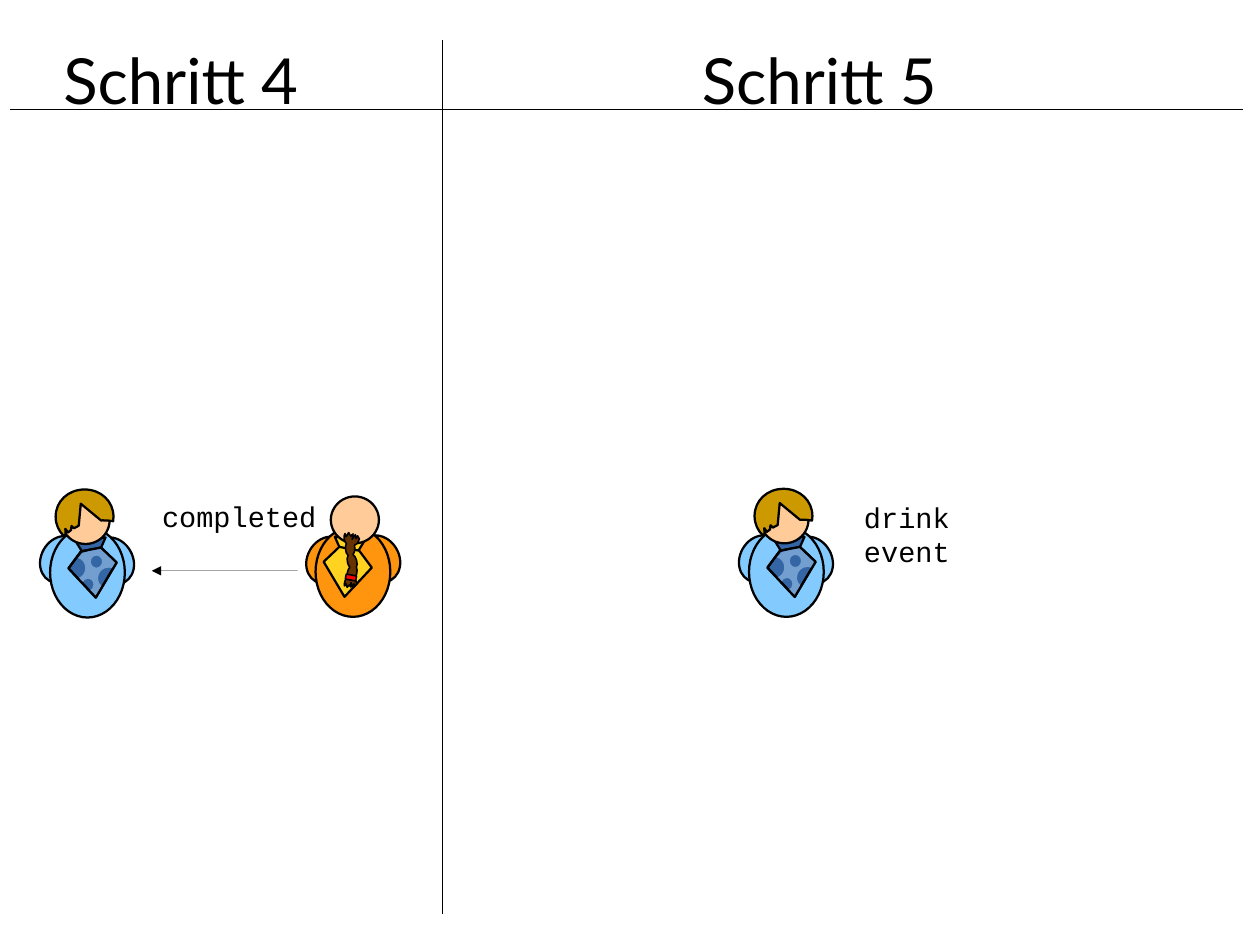
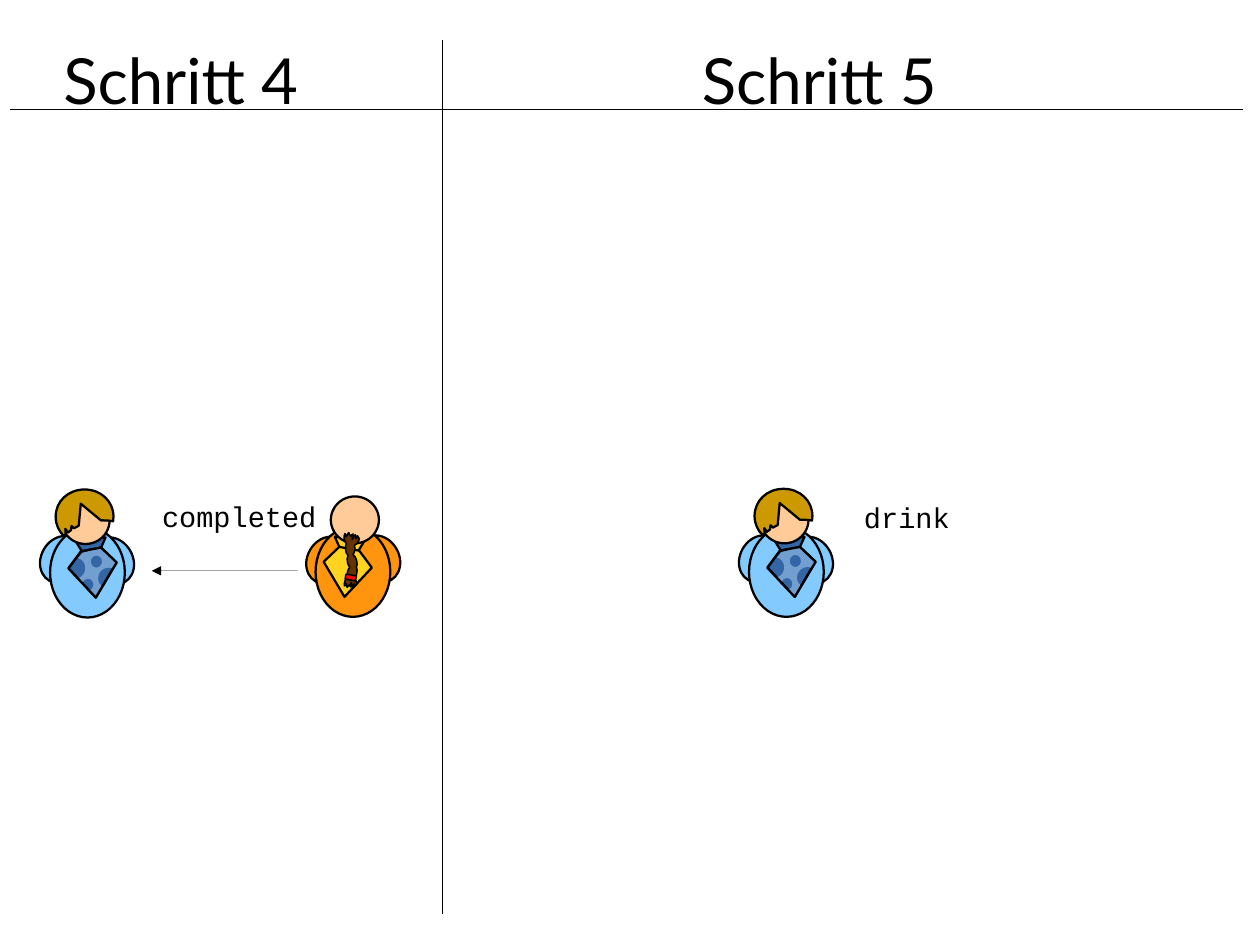
Before and after one commit to xdoo/schema_evolution_demo, a slide deck: slide 31 of Folien.odp. Drawn at 1260x945 pixels with LibreOffice and Linux fonts; fonts in the diff are those of the drawing. Boxes give left, top, right and bottom in pixels: in the first picture for what was removed or moved away, otherwise in the second. Text is boxed around its words. In the diff, an @@ line names an element or a change of style, - is before the commit and + after.

```diff
--- a/Folien.odp
+++ b/Folien.odp
@@ text at (864,543,950,563): paragraph removed @@
-event
```
Also in this commit, not shown: 9 other slides changed, 9 slides added, 4 slides removed, 2 other files.
